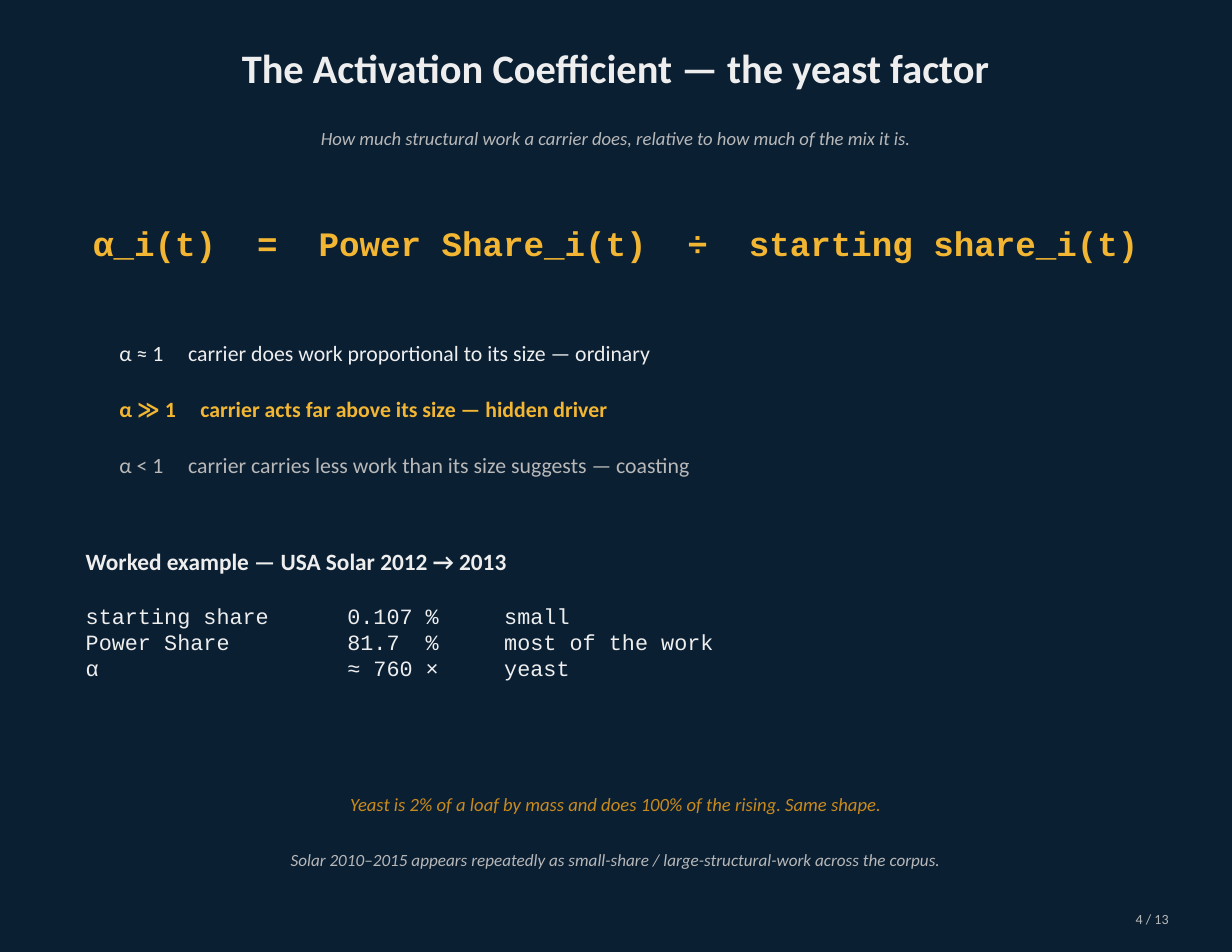
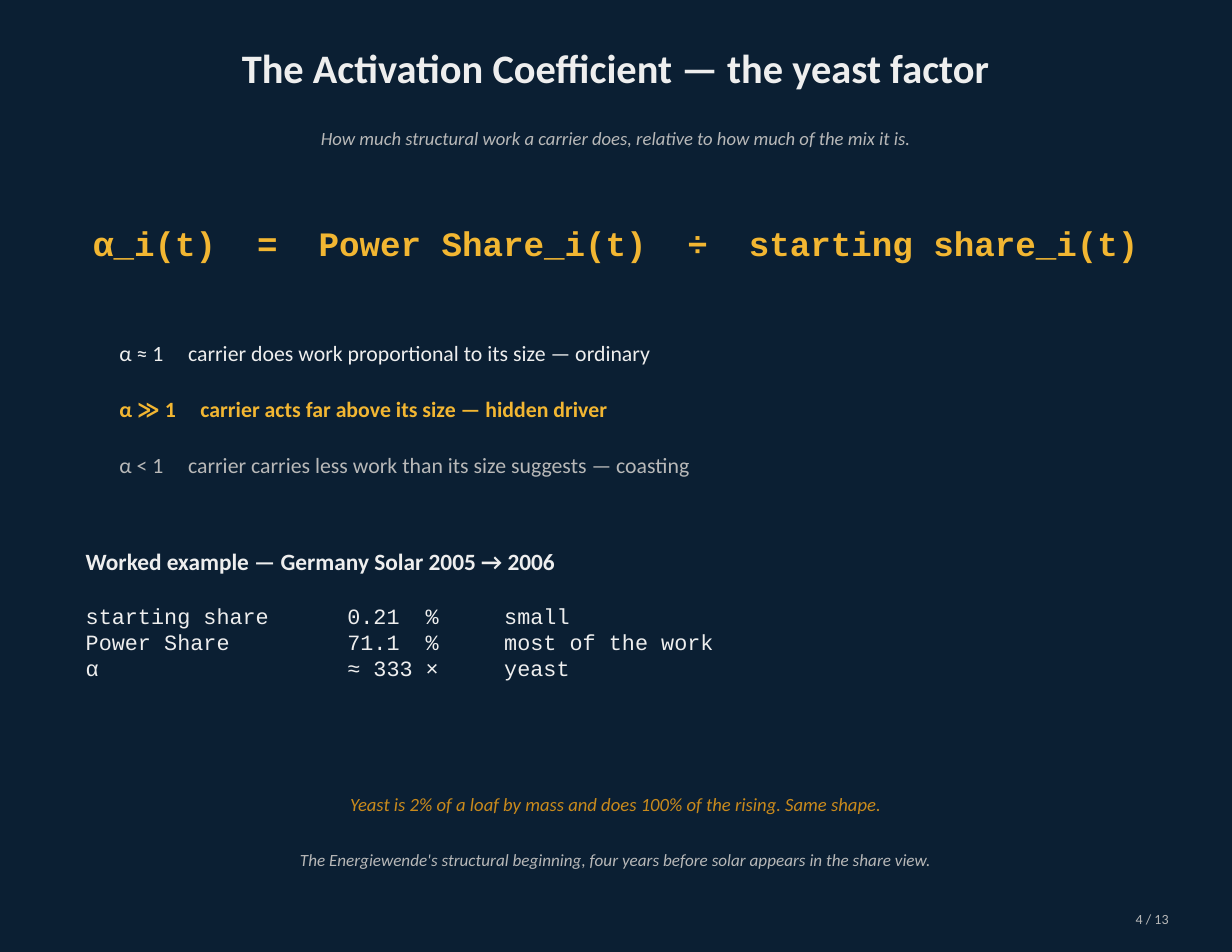
Before and after one commit to PeterHiggins19/higgins-decomposition, a slide deck: slide 4 of CODA-Association/CODAwork2026/data_outputs/CodaWork2026_FinalTalk_13Slide_2026-05-24.pptx. Drawn at 1232x952 pixels with LibreOffice and Linux fonts; fonts in the diff are those of the drawing. Boxes give left, top, right and bottom in pixels: in the first picture for what was removed or moved away, otherwise in the second. Text is boxed around its words. In the diff, an @@ line names an element or a change of style, - is before the commit and + after.

```diff
--- a/CODA-Association/CODAwork2026/data_outputs/CodaWork2026_FinalTalk_13Slide_2026-05-24.pptx
+++ b/CODA-Association/CODAwork2026/data_outputs/CodaWork2026_FinalTalk_13Slide_2026-05-24.pptx
@@ text at bbox=[86, 553, 555, 574]: text changed @@
-Worked example — USA Solar 2012 → 2013
+Worked example — Germany Solar 2005 → 2006
@@ text at bbox=[86, 608, 713, 681]: text changed @@
-starting share 0.107 % small
-Power Share 81.7 % most of the work
-α ≈ 760 × yeast
+starting share 0.21 % small
+Power Share 71.1 % most of the work
+α ≈ 333 × yeast
@@ text at bbox=[300, 854, 930, 869]: text changed @@
-Solar 2010–2015 appears repeatedly as small-share / large-structural-work across the corpus.
+The Energiewende's structural beginning, four years before solar appears in the share view.
```
Also in this commit, not shown: 3 other slides changed, 17 other files.
